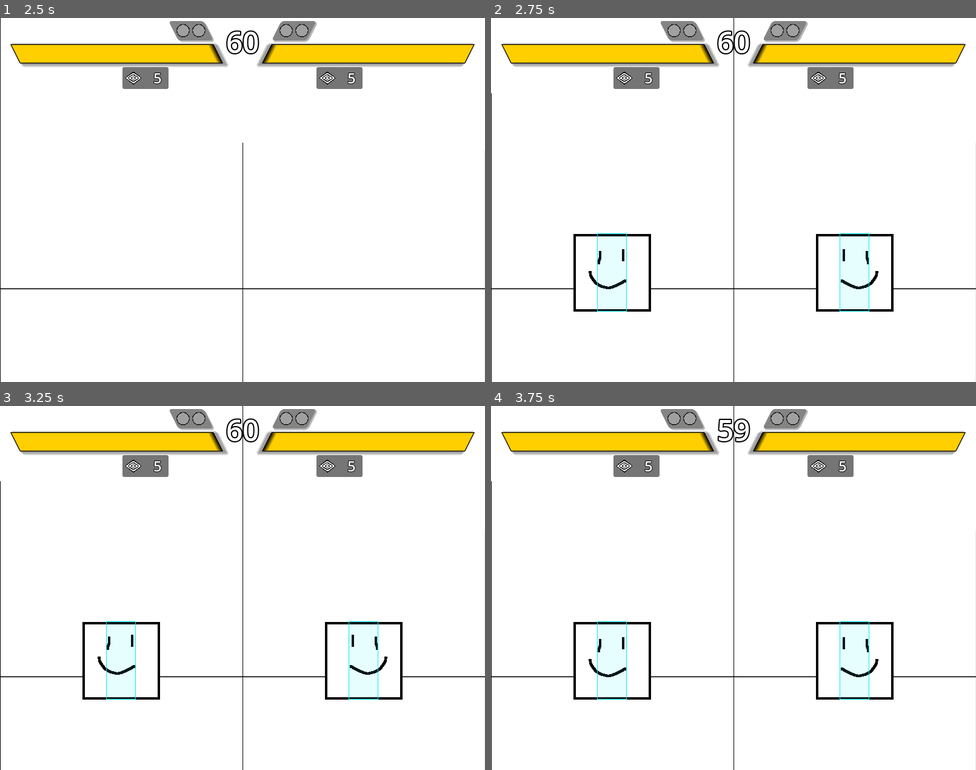
Above: before the commit, frames 1-4 (two rows, left to right).
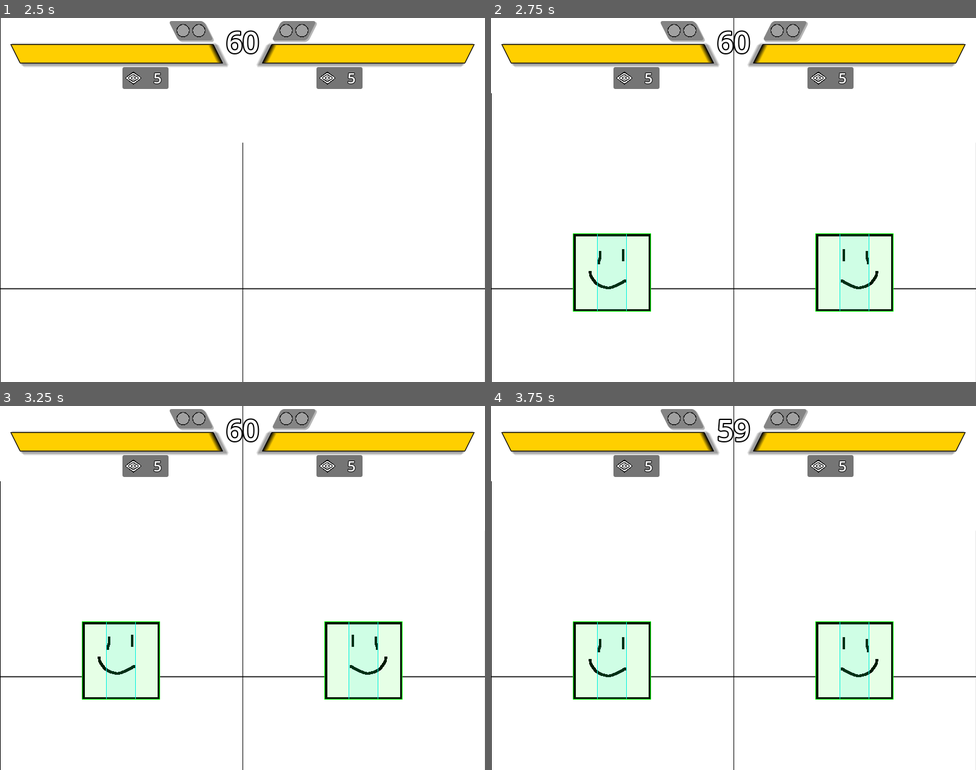
Above: after the commit, the same moments.

Repository: SamBumgardner/spellstrike
Game: Godot game, scene res://network/main.tscn
Same seed, same stepped clock (60 frames per second), same inputs: the game is played once before the commit and once after it.
Inputs (mouse positions are in pixels of both pictures, inside the frame that each line leads up to):
- Up to frame 1 (2.5 s): click "Play Local" at 0.5 s; tap Enter at 1.25 s; move the mouse to (349, 181) at 1.27 s; hold Up 1.28-2 s; click (349, 181) at 1.42 s; tap Space at 2 s; drag from (145, 218) to (218, 272) at 2.02 s
- Up to frame 2 (2.75 s): no input
- Up to frame 3 (3.25 s): move the mouse to (291, 507) at 2.77 s; hold Up from 2.78 s (still down)
- Up to frame 4 (3.75 s): release Up at 3.5 s; tap Enter at 3.5 s; drag from (709, 660) to (854, 660) at 3.52 s

Frame 1 is identical in both runs. In frame 2, 6.6% of the frame differs, in the area x 16-83%, y 59-81%; in frame 3, 6.6%; in frame 4, 6.6%.
Error before the commit: Invalid access to property or key 'button_buffer_lookback' on a base object of type 'Resource'. (res://player/Player.gd:346)

Commit message:
revert to loading states from dict

Diff:
--- a/game/assets/data/character/character_speed.tres
+++ b/game/assets/data/character/character_speed.tres
@@ -1,21 +1,9 @@
-[gd_resource type="Resource" script_class="CharacterSpec" load_steps=18 format=3 uid="uid://duvyv5kkvijjh"]
+[gd_resource type="Resource" script_class="CharacterSpec" load_steps=6 format=3 uid="uid://duvyv5kkvijjh"]
 
 [ext_resource type="Texture2D" uid="uid://bl34rh555skbp" path="res://assets/art/placeholder_character_sheet.png" id="1_10gw3"]
 [ext_resource type="Script" path="res://player/character_spec.gd" id="1_ay1rm"]
 [ext_resource type="Texture2D" uid="uid://cdy88alpe2xwf" path="res://assets/art/placeholder_defeat_portrait.tres" id="2_jpsq6"]
 [ext_resource type="Texture2D" uid="uid://co1nmfg8ck3by" path="res://assets/art/special_icon.png" id="4_4ax38"]
-[ext_resource type="Script" path="res://player/fsm/FsmState.gd" id="5_fwqim"]
-[ext_resource type="Resource" uid="uid://co8nnxi0rj0m5" path="res://assets/data/states/character/speed/IdleState.tres" id="6_pfqtc"]
-[ext_resource type="Resource" uid="uid://71tfhe4l4xal" path="res://assets/data/states/character/speed/WalkState.tres" id="7_ffkam"]
-[ext_resource type="Resource" uid="uid://b1ogno7xi50fe" path="res://assets/data/states/character/speed/LightAttackState.tres" id="8_atejh"]
-[ext_resource type="Resource" uid="uid://ct6y8ttfvxha1" path="res://assets/data/states/character/speed/MediumAttackState.tres" id="9_7otao"]
-[ext_resource type="Resource" uid="uid://y6085lvsh3c" path="res://assets/data/states/character/speed/HeavyAttackState.tres" id="10_2popw"]
-[ext_resource type="Resource" uid="uid://cm4bgxkcu16vg" path="res://assets/data/states/character/speed/DelayedFireballCast.tres" id="11_mqyv5"]
-[ext_resource type="Resource" uid="uid://ba6nwbud5jl1u" path="res://assets/data/states/character/speed/DefensiveSpecialState.tres" id="12_lcm3j"]
-[ext_resource type="Resource" uid="uid://dgxhlme3uf7jt" path="res://assets/data/states/character/speed/HurtState.tres" id="13_pcvrb"]
-[ext_resource type="Resource" uid="uid://ndjspav4naaj" path="res://assets/data/states/character/speed/DefeatedState.tres" id="14_t3g0u"]
-[ext_resource type="Resource" uid="uid://brc0an4nux82m" path="res://assets/data/states/character/speed/VictoryState.tres" id="15_n2cck"]
-[ext_resource type="Resource" uid="uid://4va3vpwoielf" path="res://assets/data/states/character/speed/LightAttackChainState.tres" id="16_3aj0r"]
 [ext_resource type="Texture2D" uid="uid://bu6wsaejco7uh" path="res://assets/art/placeholder_victory_portrait.tres" id="17_7kd3u"]
 
 [resource]
@@ -32,4 +20,4 @@
 width = 128
 max_hp = 150
 special_uses = 5
-states = Array[ExtResource("5_fwqim")]([ExtResource("6_pfqtc"), ExtResource("7_ffkam"), ExtResource("8_atejh"), ExtResource("9_7otao"), ExtResource("10_2popw"), ExtResource("11_mqyv5"), ExtResource("12_lcm3j"), null, ExtResource("13_pcvrb"), ExtResource("14_t3g0u"), ExtResource("15_n2cck"), ExtResource("16_3aj0r")])
+state_names = Array[String]([])
--- a/game/player/Player.gd
+++ b/game/player/Player.gd
@@ -139,7 +139,7 @@
     health = new_character_spec.max_hp
     special_uses = new_character_spec.special_uses
 
-    fsm.prepare_states(new_character_spec.states)
+    fsm.prepare_states(Fsm.player_states)
 
     sprite.texture = new_character_spec.animation_sprite
 
--- a/game/player/fsm/Fsm.gd
+++ b/game/player/fsm/Fsm.gd
@@ -2,7 +2,7 @@
 # Used by player class to handle transition between various states
 class_name Fsm extends RefCounted
 
-var states: Array[FsmState]
+var states := {}
 var owner: Player
 var state := Player.State.IDLE
 var ticks_in_state := 0
@@ -21,20 +21,13 @@
     Player.State.CHARACTER_0: preload("res://assets/data/states/character/speed/LightAttackChainState.tres"),
 }
 
-static var projectile_states := [
-    preload("res://assets/data/states/projectile/delay_fireball/DelayFireballPriming.tres"),
-    null,
-    null,
-    null,
-    null,
-    null,
-    null,
-    null,
-    preload("res://assets/data/states/projectile/delay_fireball/DelayFireballExplosion.tres"),
-    preload("res://assets/data/states/projectile/ExpiredState.tres")
-]
+static var projectile_states := {
+    Player.State.IDLE: preload("res://assets/data/states/projectile/delay_fireball/DelayFireballPriming.tres"),
+    Player.State.CHARACTER_0: preload("res://assets/data/states/projectile/delay_fireball/DelayFireballExplosion.tres"),
+    Player.State.DEFEATED: preload("res://assets/data/states/projectile/ExpiredState.tres")
+}
 
-func prepare_states(provided_states: Array[FsmState]) -> void:
+func prepare_states(provided_states: Dictionary) -> void:
     # need to take character spec as an input, then populate the `states` dict with their state objects
     states = provided_states
 
